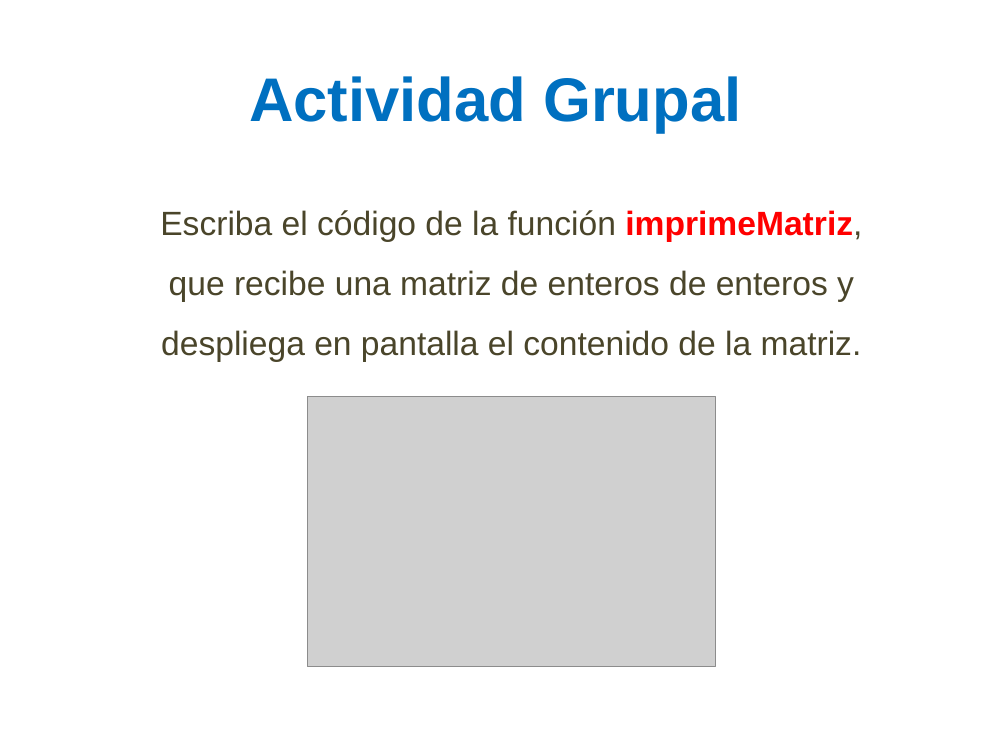
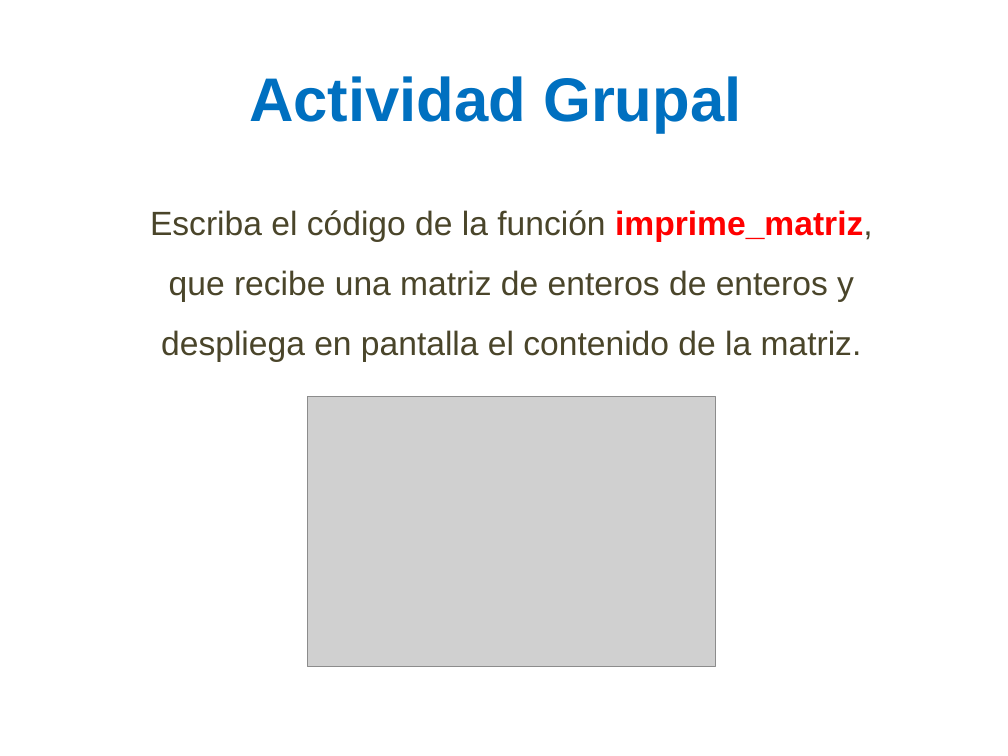
Before and after one commit to lizetheP/PensamientoC, a slide deck: slide 20 of CalendarioAgo20L/presentaciones/10_Matrices.pptx (slide 19 before the commit). Drawn at 1008x756 pixels with LibreOffice and Linux fonts; fonts in the diff are those of the drawing; grey boxes stand for pictures. Boxes give left, top, right and bottom in pixels: in the first picture for what was removed or moved away, otherwise in the second. Text is boxed around its words. In the diff, an @@ line names an element or a change of style, - is before the commit and + after.

```diff
--- a/CalendarioAgo20L/presentaciones/10_Matrices.pptx
+++ b/CalendarioAgo20L/presentaciones/10_Matrices.pptx
@@ text at (150,210,873,362): text changed @@
-Escriba el código de la función imprimeMatriz, que recibe una matriz de enteros de enteros y despliega en pantalla el contenido de la matriz.
+Escriba el código de la función imprime_matriz, que recibe una matriz de enteros de enteros y despliega en pantalla el contenido de la matriz.
```
Also in this commit, not shown: 5 other slides changed, 2 slides added, 2 slides removed, 7 other files.
